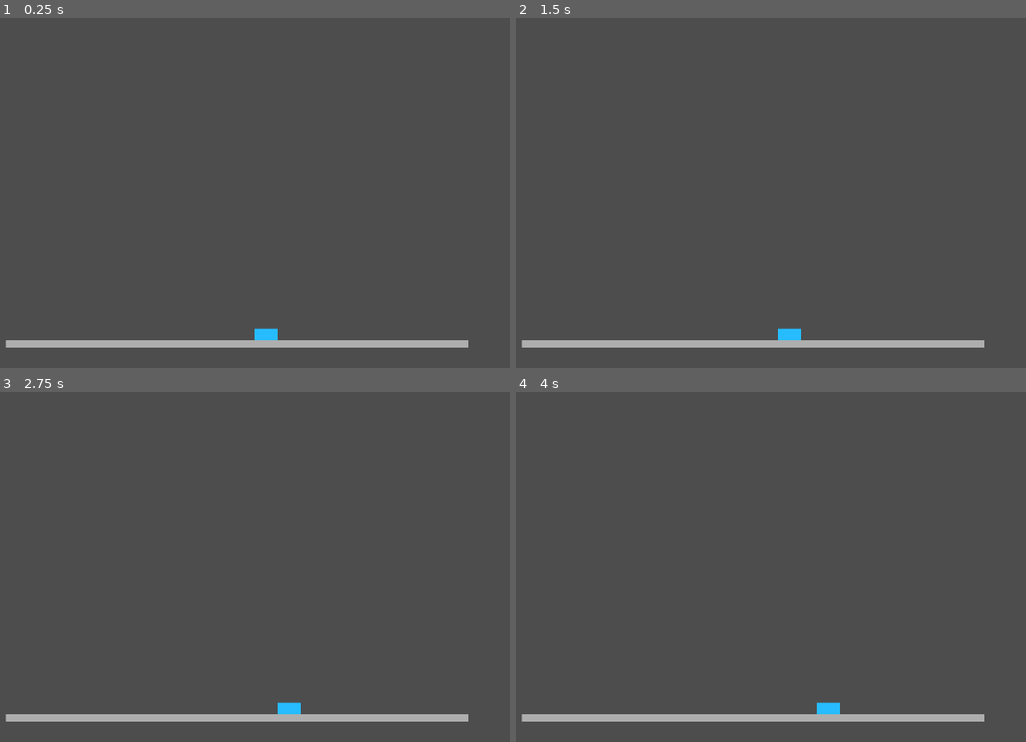
Above: before the commit, frames 1-4 (two rows, left to right).
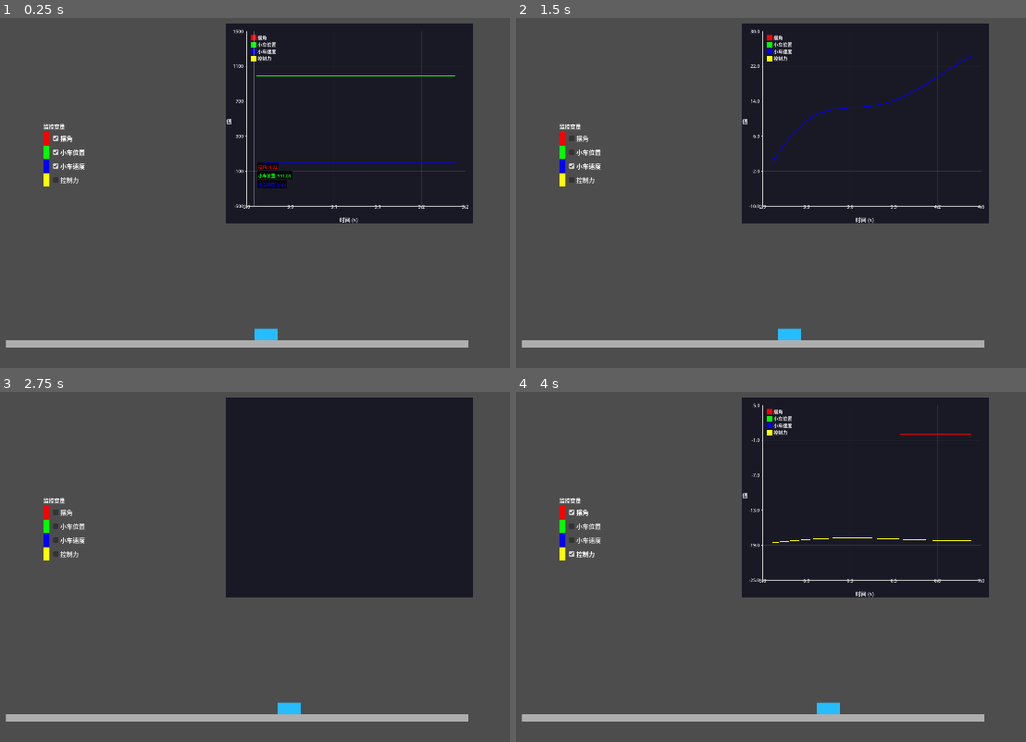
Above: after the commit, the same moments.

Repository: Phantom1984/ControlSandBoxGodot
Game: Godot game, scene res://Scene/inverted_pendulum.tscn
Two runs of this game, one before a commit and one after it. Both use one fixed random seed, a clock stepped at 60 frames per second and the inputs below.
Inputs (mouse positions are in pixels of both pictures, inside the frame that each line leads up to):
- Up to frame 1 (0.25 s): no input
- Up to frame 2 (1.5 s): click (577, 137) at 0.5 s, where only the run after the commit has a clickable "摆角"; click (582, 151) at 1.25 s, where only the run after the commit has a clickable "小车位置"
- Up to frame 3 (2.75 s): click (66, 539) at 2 s, where only the run after the commit has a clickable "小车速度"
- Up to frame 4 (4 s): click (582, 553) at 2.75 s, where only the run after the commit has a clickable "控制力"; click (577, 511) at 3.5 s, where only the run after the commit has a clickable "摆角"

The runs differ from the first frame. In frame 1, 28% of the frame differs, in the area x 8-93%, y 1-59%; in frame 2, 28%; in frame 3, 28%; in frame 4, 28%.

Commit message:
完成一阶倒立摆的数据监控

Diff:
--- a/Scene/inverted_pendulum.tscn
+++ b/Scene/inverted_pendulum.tscn
@@ -2,6 +2,10 @@
 
 [ext_resource type="Script" uid="uid://cdaua853bdrgf" path="res://scripts/pendulum_controller.gd" id="1_ftd7c"]
 [ext_resource type="Script" uid="uid://dvkhwflsyul5b" path="res://scripts/pid_controller.gd" id="2_yi53h"]
+[ext_resource type="Script" uid="uid://bwlr81ykxswvm" path="res://scripts/data_monitor.gd" id="3_h4483"]
+[ext_resource type="Script" uid="uid://desv2h0vsc8ge" path="res://scripts/pendulum_data_bridge.gd" id="4_8qox5"]
+[ext_resource type="Script" uid="uid://b8eph5hl0e3uu" path="res://scripts/plotter.gd" id="4_vnqnf"]
+[ext_resource type="Script" uid="uid://cjt62b21tt51r" path="res://scripts/var_panel.gd" id="6_8qox5"]
 
 [sub_resource type="PhysicsMaterial" id="PhysicsMaterial_cart"]
 friction = 0.0
@@ -82,3 +86,39 @@
 offset_bottom = 1097.0
 color = Color(0.68307734, 0.6830774, 0.68307734, 1)
 metadata/_edit_use_anchors_ = true
+
+[node name="DataMonitor" type="Node" parent="." unique_id=684490729 node_paths=PackedStringArray("target")]
+script = ExtResource("3_h4483")
+target = NodePath("../Cart")
+
+[node name="PendulumDataBridge" type="Node" parent="." unique_id=1446206544 node_paths=PackedStringArray("monitor", "plotter")]
+script = ExtResource("4_8qox5")
+monitor = NodePath("../DataMonitor")
+plotter = NodePath("../Plotter")
+
+[node name="Plotter" type="Control" parent="." unique_id=304413815]
+layout_mode = 3
+anchors_preset = 0
+offset_left = 886.0
+offset_top = 255.0
+offset_right = 1528.0
+offset_bottom = 774.0
+script = ExtResource("4_vnqnf")
+
+[node name="UI" type="Control" parent="." unique_id=346162328]
+layout_mode = 3
+anchors_preset = 0
+offset_left = 407.0
+offset_top = 504.0
+offset_right = 663.0
+offset_bottom = 703.0
+
+[node name="VarPanel" type="VBoxContainer" parent="UI" unique_id=1451288295 node_paths=PackedStringArray("data_bridge", "plotter")]
+layout_mode = 0
+offset_left = 6.0
+offset_top = 7.0
+offset_right = 220.0
+offset_bottom = 177.0
+script = ExtResource("6_8qox5")
+data_bridge = NodePath("../../PendulumDataBridge")
+plotter = NodePath("../../Plotter")
--- a/scripts/data_monitor.gd
+++ b/scripts/data_monitor.gd
@@ -50,6 +50,12 @@
 		# 从 meta 读取最近一次控制力
 		record["force_x"] = target.get_meta("last_force", 0.0)
 
+	# 自动收集 target 上的所有 meta 数据
+	var meta_list = target.get_meta_list()
+	for key in meta_list:
+		if not record.has(key):
+			record[key] = target.get_meta(key)
+
 	history.append(record)
 	if history.size() > max_history:
 		history.pop_front()
--- a/scripts/pendulum_controller.gd
+++ b/scripts/pendulum_controller.gd
@@ -16,6 +16,9 @@
 
 func _ready():
 	set_meta("last_force", 0.0)
+	set_meta("pendulum_angle", 0.0)
+	set_meta("cart_position", position.x)
+	set_meta("cart_velocity", linear_velocity.x)
 	prev_pendulum_angle = pendulum.rotation
 	target_x = position.x
 
@@ -41,4 +44,7 @@
 	force = clamp(force, -max_force, max_force)
 
 	set_meta("last_force", force)
+	set_meta("pendulum_angle", angle)
+	set_meta("cart_position", position.x)
+	set_meta("cart_velocity", linear_velocity.x)
 	apply_central_force(Vector2(-force, 0))
--- /dev/null
+++ b/scripts/pendulum_data_bridge.gd
@@ -0,0 +1,39 @@
+extends Node
+class_name PendulumDataBridge
+
+@export var monitor: DataMonitor
+@export var plotter: Plotter
+
+var available_vars: Dictionary = {
+	"摆角":     {"field": "pendulum_angle", "color": Color.RED, "enabled": true},
+	"小车位置": {"field": "cart_position", "color": Color.GREEN, "enabled": true},
+	"小车速度": {"field": "cart_velocity", "color": Color.BLUE, "enabled": true},
+	"控制力":   {"field": "force_x", "color": Color.YELLOW, "enabled": false},
+}
+
+signal curve_toggled(curve_name: String, enabled: bool)
+
+
+func _ready():
+	for var_name in available_vars:
+		var info = available_vars[var_name]
+		plotter.add_curve(var_name, info["color"])
+	monitor.data_updated.connect(_on_data_updated)
+
+
+func toggle_variable(var_name: String, enabled: bool):
+	if available_vars.has(var_name):
+		available_vars[var_name]["enabled"] = enabled
+
+
+func get_available_vars() -> Dictionary:
+	return available_vars
+
+
+func _on_data_updated(_timestamp: float, data: Dictionary):
+	for var_name in available_vars:
+		var info = available_vars[var_name]
+		if not info["enabled"]:
+			continue
+		if data.has(info["field"]):
+			plotter.add_point(var_name, data["time"], data[info["field"]])
--- a/scripts/var_panel.gd
+++ b/scripts/var_panel.gd
@@ -1,7 +1,7 @@
 extends VBoxContainer
 class_name VarPanel
 
-@export var data_bridge: DataBridge
+@export var data_bridge: Node
 @export var plotter: Plotter
 
 var checkboxes: Dictionary = {}
Not shown, added: scripts/pendulum_data_bridge.gd.uid
Not shown, added: .trae/rules/git-commit-message.md
Not shown, added: 设计构想.md
